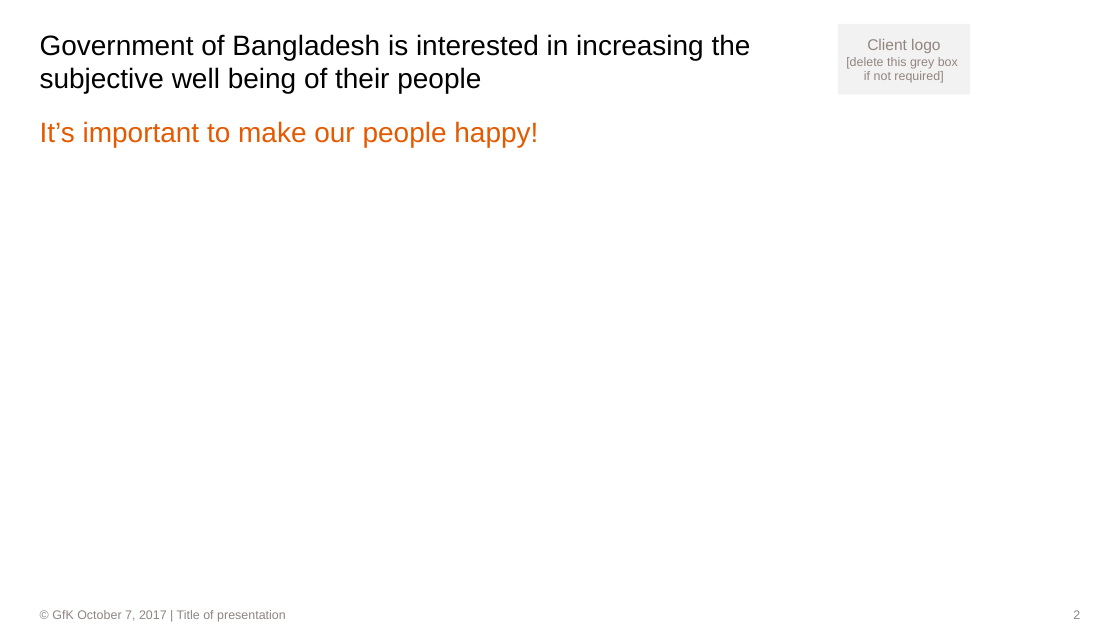
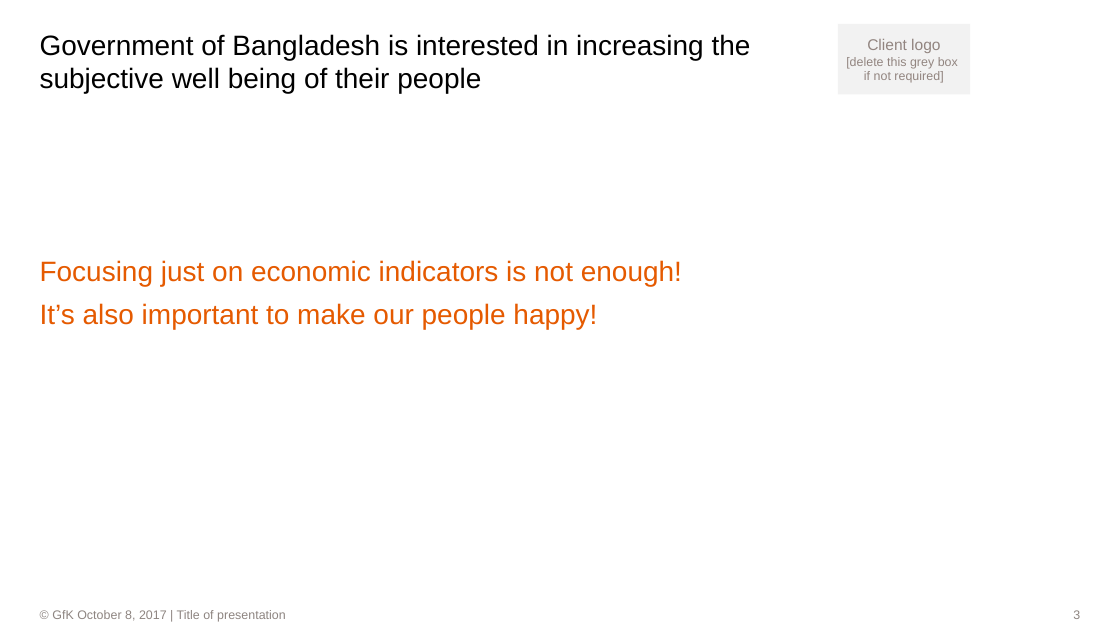
Before and after one commit to dl7631/Predict_World_Happiness, a slide deck: slide 3 of World Happiness.pptx (slide 2 before the commit). Drawn at 1120x630 pixels with LibreOffice and Linux fonts; fonts in the diff are those of the drawing; background and template pictures are left out. Boxes give left, top, right and bottom in pixels: in the first picture for what was removed or moved away, otherwise in the second. Text is boxed around its words. In the diff, an @@ line names an element or a change of style, - is before the commit and + after.

Commit message:
Work on Sunday, October 8

```diff
--- a/World Happiness.pptx
+++ b/World Happiness.pptx
@@ text at (40, 260, 682, 330): text changed @@
-It’s important to make our people happy!
+Focusing just on economic indicators is not enough!
+It’s also important to make our people happy!
@@ text at (52, 610, 286, 622): text changed @@
-                © GfK October 7, 2017 | Title of presentation
+                © GfK October 8, 2017 | Title of presentation
```
Also in this commit, not shown: 14 other slides changed, 17 slides added, 10 slides removed, 4 other files.
